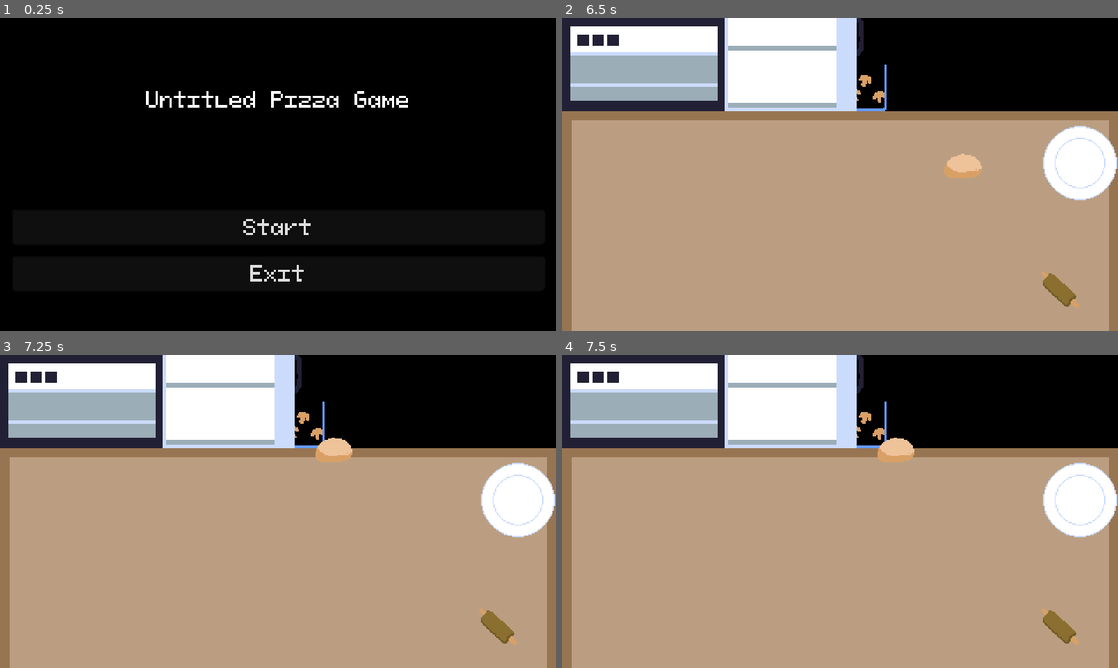
Above: before the commit, frames 1-4 (two rows, left to right).
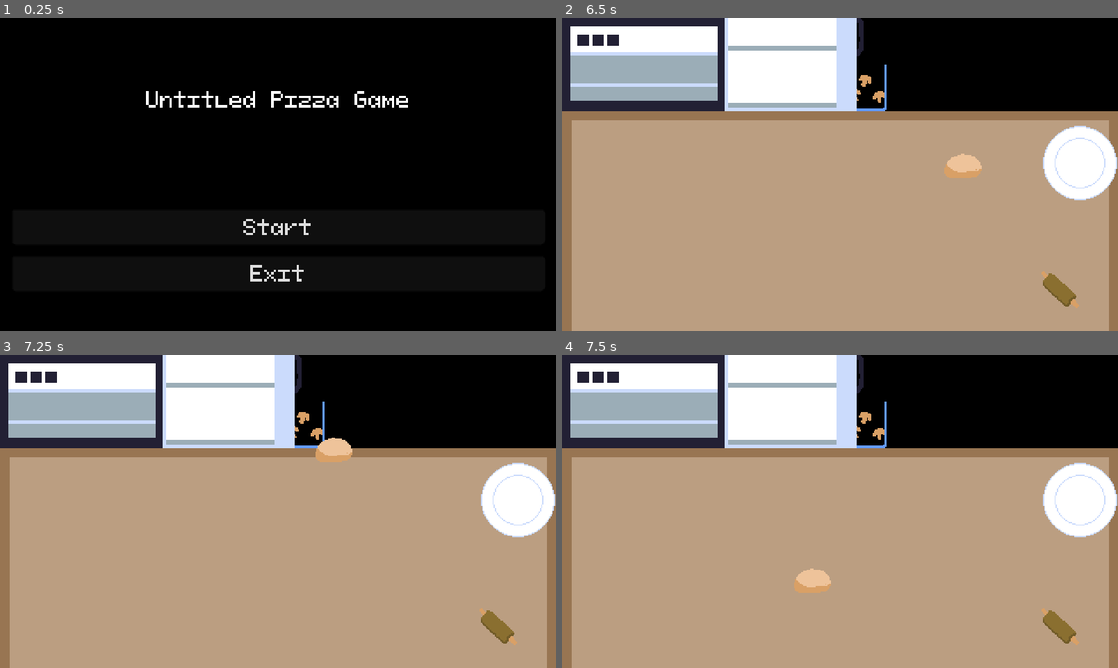
Above: after the commit, the same moments.

Repository: martindzejky/pizza-game
Game: Godot game, scene res://scenes/start.tscn
The game is run twice, just before and just after one commit, with the same random seed, the same clock (stepped at 60 frames per second) and the same inputs.
Inputs (mouse positions are in pixels of both pictures, inside the frame that each line leads up to):
- Up to frame 1 (0.25 s): no input
- Up to frame 2 (6.5 s): click "Start" at 0.5 s; tap Enter at 1.25, 2.75, 4.25 s; move the mouse to (645, 64) at 1.27 s; click (645, 64) at 1.42 s; tap Space at 2, 3.5, 5 s; move the mouse to (795, 64) at 2.02 s; click (795, 64) at 2.17 s; move the mouse to (778, 89) at 2.77 s; click (778, 89) at 2.92 s; move the mouse to (1062, 290) at 3.52 s; click (1062, 290) at 3.67 s; move the mouse to (1062, 290) at 4.27 s; click (1062, 290) at 4.42 s; move the mouse to (962, 158) at 5.02 s; click (962, 158) at 5.17 s; move the mouse to (962, 158) at 5.77 s; click (962, 158) at 5.92 s
- Up to frame 3 (7.25 s): move the mouse to (333, 442) at 6.52 s; click (333, 442) at 6.67 s
- Up to frame 4 (7.5 s): move the mouse to (812, 574) at 7.27 s; click (812, 574) at 7.42 s

Frames 1-3 are identical in both runs. In frame 4, 0.8% of the frame differs, in the area x 41-64%, y 26-76%.

Commit message:
add mushroom ingredient

Diff:
--- a/objects/dough/dough.gd
+++ b/objects/dough/dough.gd
@@ -105,3 +105,19 @@
             if obj.has_method("insertDough"):
                 if obj.insertDough(self):
                     return
+
+func insertIngredient(ingredient: Pickable) -> bool:
+    if not ingredient.is_in_group("ingredient"): return false
+
+    if ingredient.isPicked:
+        Hand.drop()
+
+    var previousTransform = ingredient.get_global_transform()
+
+    if ingredient.get_parent():
+        ingredient.get_parent().remove_child(ingredient)
+
+    add_child(ingredient)
+    ingredient.set_global_transform(previousTransform)
+
+    return true
--- a/objects/fridge/fridge.tscn
+++ b/objects/fridge/fridge.tscn
@@ -6,7 +6,7 @@
 [ext_resource type="PackedScene" uid="uid://b3hqp0hbr7y6r" path="res://objects/dough/dough-fridge.tscn" id="4_fe6d4"]
 
 [sub_resource type="RectangleShape2D" id="RectangleShape2D_m5itk"]
-size = Vector2(120, 80)
+size = Vector2(100, 80)
 
 [node name="fridge" type="Sprite2D" groups=["fridge"]]
 texture = ExtResource("1_m8jrv")
@@ -21,6 +21,7 @@
 monitoring = false
 
 [node name="shape" type="CollisionShape2D" parent="clickArea"]
+position = Vector2(-10, 0)
 shape = SubResource("RectangleShape2D_m5itk")
 
 [node name="spawnPoint" type="Marker2D" parent="."]
--- /dev/null
+++ b/objects/mushroom-box/mushroom-box.gd
@@ -0,0 +1,21 @@
+extends Sprite2D
+
+
+@export var ingredient: PackedScene
+
+
+func _onInputEvent(viewport: Node, event: InputEvent, shapeId: int) -> void:
+    if viewport.is_input_handled(): return
+    # cannot put anything into the box
+    if not Hand.isEmpty(): return
+
+    if event is InputEventMouseButton:
+        if event.button_index == MOUSE_BUTTON_LEFT:
+            if not event.pressed:
+                viewport.set_input_as_handled()
+
+
+                # spawn a new ingredient that is picked
+                var ing = ingredient.instantiate()
+                get_tree().call_group("table", "add_child", ing)
+                Hand.pick(ing)
--- /dev/null
+++ b/objects/mushroom-box/mushroom-box.tscn
@@ -0,0 +1,23 @@
+[gd_scene load_steps=5 format=3 uid="uid://dn7bu1xyy7y4y"]
+
+[ext_resource type="Texture2D" uid="uid://d0rpti4hw6n1c" path="res://sprites/mushroom-box.png" id="1_bmxc0"]
+[ext_resource type="Script" path="res://objects/mushroom-box/mushroom-box.gd" id="2_i2of8"]
+[ext_resource type="PackedScene" uid="uid://4nv348kfwqsq" path="res://objects/mushroom/mushroom.tscn" id="3_uop2w"]
+
+[sub_resource type="RectangleShape2D" id="RectangleShape2D_yt4ro"]
+size = Vector2(40, 40)
+
+[node name="mushroom-box" type="Sprite2D"]
+texture = ExtResource("1_bmxc0")
+centered = false
+script = ExtResource("2_i2of8")
+ingredient = ExtResource("3_uop2w")
+
+[node name="clickArea" type="Area2D" parent="."]
+position = Vector2(20, 20)
+monitoring = false
+
+[node name="shape" type="CollisionShape2D" parent="clickArea"]
+shape = SubResource("RectangleShape2D_yt4ro")
+
+[connection signal="input_event" from="clickArea" to="." method="_onInputEvent"]
--- /dev/null
+++ b/objects/mushroom/mushroom.gd
@@ -0,0 +1,48 @@
+extends Pickable
+
+func _ready():
+    $sprite.rotation = randf() * PI * 2
+
+    if randf() < 0.5:
+        $sprite.flip_h = true
+    if randf() < 0.5:
+        $sprite.flip_v = true
+
+
+func _onInputEvent(viewport: Node, event: InputEvent, shapeId: int) -> void:
+    if viewport.is_input_handled(): return
+
+    if event is InputEventMouseButton:
+        if event.button_index == MOUSE_BUTTON_LEFT:
+            if not event.pressed:
+                viewport.set_input_as_handled()
+
+                if isPicked:
+                    useOrDrop()
+
+                elif Hand.isEmpty():
+                    Hand.pick(self)
+
+
+func useOrDrop() -> void:
+    var overlappingAreas = $useArea.get_overlapping_areas()
+
+    # filter self
+    overlappingAreas = overlappingAreas.filter(func(area): return area.get_parent() != self)
+
+    if overlappingAreas.size() <= 0:
+        Hand.drop()
+        return
+
+    for area in overlappingAreas:
+        var obj = area.get_parent()
+
+        if obj.is_in_group("dough"):
+            if obj.has_method("insertIngredient"):
+                if obj.insertIngredient(self):
+
+                    # disable interactive areas, the ingredient is now part of the dough
+                    $clickArea.queue_free()
+                    $useArea.queue_free()
+
+                    return
--- /dev/null
+++ b/objects/mushroom/mushroom.tscn
@@ -0,0 +1,28 @@
+[gd_scene load_steps=5 format=3 uid="uid://4nv348kfwqsq"]
+
+[ext_resource type="Script" path="res://objects/mushroom/mushroom.gd" id="1_y36d4"]
+[ext_resource type="Texture2D" uid="uid://bfukq7miagkve" path="res://sprites/mushroom.png" id="2_d5b08"]
+[ext_resource type="Shape2D" uid="uid://csn561acrh2n7" path="res://shapes/use-area-circle-shape.tres" id="3_np64o"]
+
+[sub_resource type="CircleShape2D" id="CircleShape2D_uv58m"]
+radius = 10.0499
+
+[node name="mushroom" type="Node2D" groups=["ingredient", "mushroom"]]
+script = ExtResource("1_y36d4")
+
+[node name="sprite" type="Sprite2D" parent="."]
+texture = ExtResource("2_d5b08")
+
+[node name="clickArea" type="Area2D" parent="."]
+monitoring = false
+
+[node name="shape" type="CollisionShape2D" parent="clickArea"]
+shape = SubResource("CircleShape2D_uv58m")
+
+[node name="useArea" type="Area2D" parent="."]
+monitorable = false
+
+[node name="shape" type="CollisionShape2D" parent="useArea"]
+shape = ExtResource("3_np64o")
+
+[connection signal="input_event" from="clickArea" to="." method="_onInputEvent"]
--- a/scenes/level.tscn
+++ b/scenes/level.tscn
@@ -3,7 +3,7 @@
 [ext_resource type="PackedScene" uid="uid://db820lg5ebwsq" path="res://objects/oven/oven.tscn" id="1_v5n6d"]
 [ext_resource type="PackedScene" uid="uid://dhrhb8gv5s7nu" path="res://objects/fridge/fridge.tscn" id="2_i6w8l"]
 [ext_resource type="Texture2D" uid="uid://dey134524wtmg" path="res://sprites/table.png" id="3_7mybh"]
-[ext_resource type="Texture2D" uid="uid://d0rpti4hw6n1c" path="res://sprites/mushroom-box.png" id="3_olhiv"]
+[ext_resource type="PackedScene" uid="uid://dn7bu1xyy7y4y" path="res://objects/mushroom-box/mushroom-box.tscn" id="3_x8ajh"]
 [ext_resource type="PackedScene" uid="uid://b1jgjnmmcqyjw" path="res://objects/dough-tool/dough-tool.tscn" id="5_pgbvw"]
 [ext_resource type="PackedScene" uid="uid://fx24ebvovfv4" path="res://objects/plate/plate.tscn" id="5_qji8x"]
 
@@ -25,10 +25,8 @@
 [node name="boxes" type="Node2D" parent="top"]
 position = Vector2(240, 0)
 
-[node name="mushroom" type="Sprite2D" parent="top/boxes"]
+[node name="mushroom-box" parent="top/boxes" instance=ExtResource("3_x8ajh")]
 position = Vector2(0, 40)
-texture = ExtResource("3_olhiv")
-centered = false
 
 [node name="table" type="Sprite2D" parent="." groups=["table"]]
 position = Vector2(0, 80)
